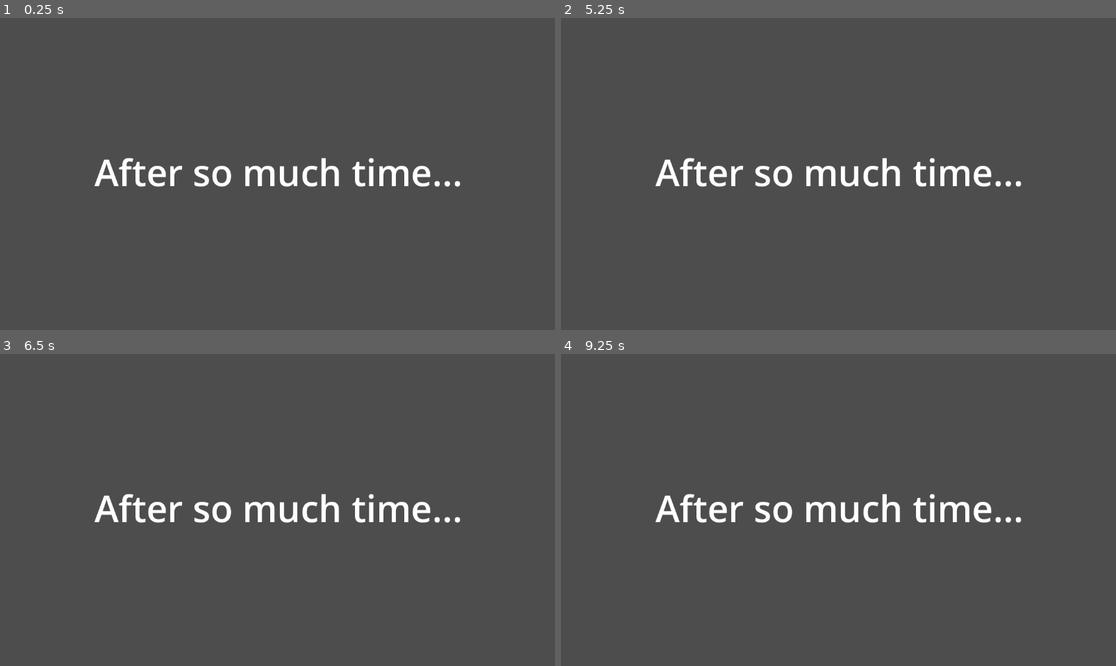
Above: before the commit, frames 1-4 (two rows, left to right).
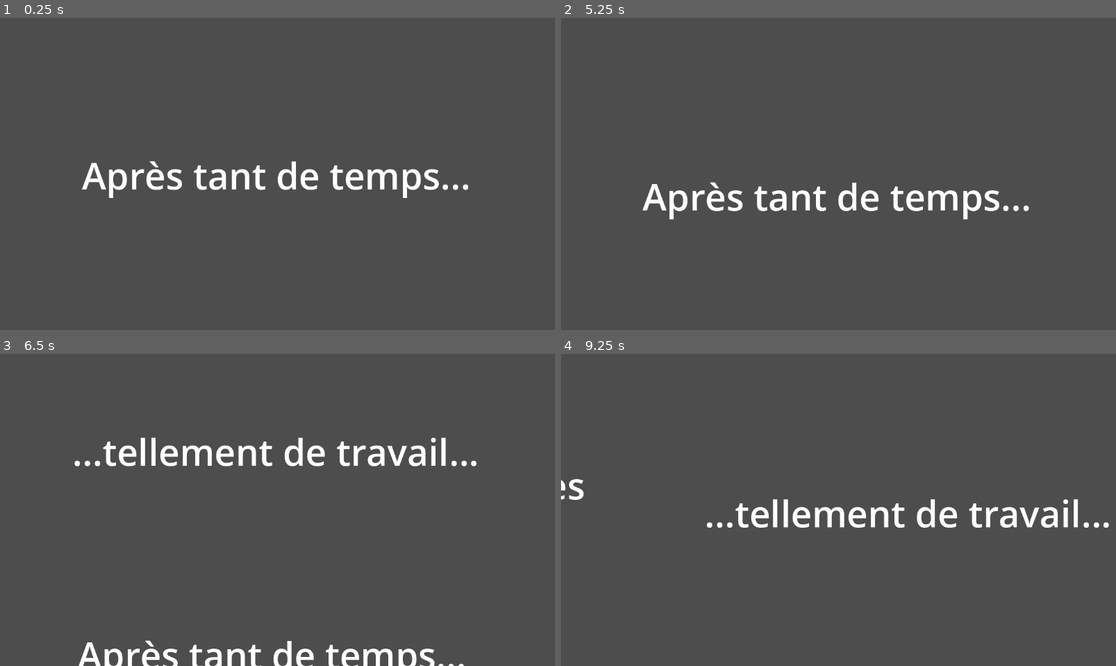
Above: after the commit, the same moments.

Repository: GameStarAdmin/dating-tim
Game: Godot game, scene res://win.tscn
The game is run twice, just before and just after one commit, with the same random seed, the same clock (stepped at 60 frames per second) and the same inputs. This scene is started directly instead of the project's main scene. The engine's default icon, where the game draws it, is replaced by a stand-in: a white triangle on a blue panel in a dark square.
Inputs:
- Up to frame 1 (0.25 s): no input
- Up to frame 2 (5.25 s): tap Enter (ui_accept) at 0.5, 0.77, 1.25, 1.52, 2, 2.75, 3.02, 3.5, 3.77, 4.25, 4.52 s; hold Right (ui_right) 0.53-1.28 s; hold Left (ui_left) 1.28-2.03 s; hold Right (ui_right) 2.03-3.53 s; hold Left (ui_left) from 3.53 s (still down)
- Up to frame 3 (6.5 s): release Left (ui_left) at 5.78 s; hold Right (ui_right) from 5.78 s (still down); tap Enter (ui_accept) at 6.02 s
- Up to frame 4 (9.25 s): tap Enter (ui_accept) at 6.77, 7.52, 9.02 s; release Right (ui_right) at 8.03 s; hold Left (ui_left) from 8.03 s (still down)

The runs differ from the first frame. In frame 1, 2.8% of the frame differs, in the area x 14-85%, y 44-58%; in frame 2, 4.0%; in frame 3, 5.7%, in the area x 13-86%, y 26-100%; in frame 4, 3.3%.

Commit message:
ALL MIGHT TWT

Diff:
--- a/win.tscn
+++ b/win.tscn
@@ -1,11 +1,12 @@
-[gd_scene load_steps=5 format=3 uid="uid://btgtuif525q2s"]
+[gd_scene load_steps=7 format=3 uid="uid://btgtuif525q2s"]
 
 [ext_resource type="Script" uid="uid://cfl6isbbqrjev" path="res://win_screen.gd" id="1_wao2c"]
 [ext_resource type="AudioStream" uid="uid://f6tdd4wha632" path="res://sounds/My Hero Academia OST - You Say Run - AnoKira Senpai.mp3" id="2_hgi8f"]
+[ext_resource type="Texture2D" uid="uid://darms7n3gpy2r" path="res://icon.svg" id="3_tmki8"]
 
 [sub_resource type="Animation" id="Animation_tmki8"]
 resource_name = "ALL_MIGHT_TWT_UWU"
-length = 10.0
+length = 120.0
 tracks/0/type = "audio"
 tracks/0/imported = false
 tracks/0/enabled = true
@@ -15,28 +16,276 @@
 tracks/0/keys = {
 "clips": [{
 "end_offset": 0.0,
-"start_offset": 0.0,
+"start_offset": 104.0,
 "stream": ExtResource("2_hgi8f")
 }],
-"times": PackedFloat32Array(-0.43333334)
+"times": PackedFloat32Array(0)
 }
 tracks/0/use_blend = true
+tracks/1/type = "value"
+tracks/1/imported = false
+tracks/1/enabled = true
+tracks/1/path = NodePath("Node/Label2:position")
+tracks/1/interp = 1
+tracks/1/loop_wrap = true
+tracks/1/keys = {
+"times": PackedFloat32Array(5.0333333, 7.0666666),
+"transitions": PackedFloat32Array(1, 1),
+"update": 0,
+"values": [Vector2(-3, 3), Vector2(-16, 416)]
+}
+tracks/2/type = "value"
+tracks/2/imported = false
+tracks/2/enabled = true
+tracks/2/path = NodePath("Node/Label3:position")
+tracks/2/interp = 1
+tracks/2/loop_wrap = true
+tracks/2/keys = {
+"times": PackedFloat32Array(5.0333333, 7.1666665, 9, 11.033334),
+"transitions": PackedFloat32Array(1, 1, 1, 1),
+"update": 0,
+"values": [Vector2(-18, -399), Vector2(2, 6), Vector2(2, 6), Vector2(1155, 11)]
+}
+tracks/3/type = "value"
+tracks/3/imported = false
+tracks/3/enabled = true
+tracks/3/path = NodePath("Node/Label4:position")
+tracks/3/interp = 1
+tracks/3/loop_wrap = true
+tracks/3/keys = {
+"times": PackedFloat32Array(9.066667, 11.1, 16.033333, 18.033333),
+"transitions": PackedFloat32Array(1, 1, 1, 1),
+"update": 0,
+"values": [Vector2(-1010, 2), Vector2(2, 10), Vector2(2, 10), Vector2(4, -514)]
+}
+tracks/4/type = "value"
+tracks/4/imported = false
+tracks/4/enabled = true
+tracks/4/path = NodePath("Node/player_label:position")
+tracks/4/interp = 1
+tracks/4/loop_wrap = true
+tracks/4/keys = {
+"times": PackedFloat32Array(18, 19.933332),
+"transitions": PackedFloat32Array(1, 1),
+"update": 0,
+"values": [Vector2(-1010, 2), Vector2(4.999939, 5.0000305)]
+}
+tracks/5/type = "value"
+tracks/5/imported = false
+tracks/5/enabled = true
+tracks/5/path = NodePath("Node/player_label:rotation")
+tracks/5/interp = 1
+tracks/5/loop_wrap = true
+tracks/5/keys = {
+"times": PackedFloat32Array(18.033333, 19.966667),
+"transitions": PackedFloat32Array(1, 1),
+"update": 0,
+"values": [0.15924408, 6.2831855]
+}
+tracks/6/type = "value"
+tracks/6/imported = false
+tracks/6/enabled = true
+tracks/6/path = NodePath("Node/Label5:position")
+tracks/6/interp = 1
+tracks/6/loop_wrap = true
+tracks/6/keys = {
+"times": PackedFloat32Array(19.966667, 21.033333),
+"transitions": PackedFloat32Array(1, 1),
+"update": 0,
+"values": [Vector2(-6, 388), Vector2(2, 108)]
+}
+tracks/7/type = "value"
+tracks/7/imported = false
+tracks/7/enabled = true
+tracks/7/path = NodePath("Node/Label6:position")
+tracks/7/interp = 1
+tracks/7/loop_wrap = true
+tracks/7/keys = {
+"times": PackedFloat32Array(21.066668, 21.966667),
+"transitions": PackedFloat32Array(1, 1),
+"update": 0,
+"values": [Vector2(867, 223), Vector2(11, 217)]
+}
+tracks/8/type = "value"
+tracks/8/imported = false
+tracks/8/enabled = true
+tracks/8/path = NodePath("Node/Tim:modulate")
+tracks/8/interp = 1
+tracks/8/loop_wrap = true
+tracks/8/keys = {
+"times": PackedFloat32Array(21.966667, 25),
+"transitions": PackedFloat32Array(1, 1),
+"update": 0,
+"values": [Color(1, 1, 1, 0), Color(1, 1, 1, 1)]
+}
+tracks/9/type = "value"
+tracks/9/imported = false
+tracks/9/enabled = true
+tracks/9/path = NodePath("AudioStreamPlayer2D:volume_db")
+tracks/9/interp = 1
+tracks/9/loop_wrap = true
+tracks/9/keys = {
+"times": PackedFloat32Array(0, 3.0666666),
+"transitions": PackedFloat32Array(1, 1),
+"update": 0,
+"values": [-80.0, 0.0]
+}
+tracks/10/type = "value"
+tracks/10/imported = false
+tracks/10/enabled = true
+tracks/10/path = NodePath("Node/All Might:modulate")
+tracks/10/interp = 1
+tracks/10/loop_wrap = true
+tracks/10/keys = {
+"times": PackedFloat32Array(23.566668, 26.933332),
+"transitions": PackedFloat32Array(1, 1),
+"update": 0,
+"values": [Color(1, 1, 1, 0), Color(1, 1, 1, 1)]
+}
+
+[sub_resource type="Animation" id="Animation_hgi8f"]
+length = 0.001
+tracks/0/type = "value"
+tracks/0/imported = false
+tracks/0/enabled = true
+tracks/0/path = NodePath("Node/Label2:position")
+tracks/0/interp = 1
+tracks/0/loop_wrap = true
+tracks/0/keys = {
+"times": PackedFloat32Array(0),
+"transitions": PackedFloat32Array(1),
+"update": 0,
+"values": [Vector2(-3, 3)]
+}
+tracks/1/type = "value"
+tracks/1/imported = false
+tracks/1/enabled = true
+tracks/1/path = NodePath("Node/Label3:position")
+tracks/1/interp = 1
+tracks/1/loop_wrap = true
+tracks/1/keys = {
+"times": PackedFloat32Array(0),
+"transitions": PackedFloat32Array(1),
+"update": 0,
+"values": [Vector2(-18, -399)]
+}
+tracks/2/type = "value"
+tracks/2/imported = false
+tracks/2/enabled = true
+tracks/2/path = NodePath("Node/Label4:position")
+tracks/2/interp = 1
+tracks/2/loop_wrap = true
+tracks/2/keys = {
+"times": PackedFloat32Array(0),
+"transitions": PackedFloat32Array(1),
+"update": 0,
+"values": [Vector2(-1010, 2)]
+}
+tracks/3/type = "value"
+tracks/3/imported = false
+tracks/3/enabled = true
+tracks/3/path = NodePath("Node/player_label:rotation")
+tracks/3/interp = 1
+tracks/3/loop_wrap = true
+tracks/3/keys = {
+"times": PackedFloat32Array(0),
+"transitions": PackedFloat32Array(1),
+"update": 0,
+"values": [0.15924408]
+}
+tracks/4/type = "value"
+tracks/4/imported = false
+tracks/4/enabled = true
+tracks/4/path = NodePath("Node/player_label:position")
+tracks/4/interp = 1
+tracks/4/loop_wrap = true
+tracks/4/keys = {
+"times": PackedFloat32Array(0),
+"transitions": PackedFloat32Array(1),
+"update": 0,
+"values": [Vector2(-1010, 2)]
+}
+tracks/5/type = "value"
+tracks/5/imported = false
+tracks/5/enabled = true
+tracks/5/path = NodePath("Node/Label5:position")
+tracks/5/interp = 1
+tracks/5/loop_wrap = true
+tracks/5/keys = {
+"times": PackedFloat32Array(0),
+"transitions": PackedFloat32Array(1),
+"update": 0,
+"values": [Vector2(-6, 388)]
+}
+tracks/6/type = "value"
+tracks/6/imported = false
+tracks/6/enabled = true
+tracks/6/path = NodePath("Node/Label6:position")
+tracks/6/interp = 1
+tracks/6/loop_wrap = true
+tracks/6/keys = {
+"times": PackedFloat32Array(0),
+"transitions": PackedFloat32Array(1),
+"update": 0,
+"values": [Vector2(867, 223)]
+}
+tracks/7/type = "value"
+tracks/7/imported = false
+tracks/7/enabled = true
+tracks/7/path = NodePath("Node/Tim:modulate")
+tracks/7/interp = 1
+tracks/7/loop_wrap = true
+tracks/7/keys = {
+"times": PackedFloat32Array(0),
+"transitions": PackedFloat32Array(1),
+"update": 0,
+"values": [Color(1, 1, 1, 0)]
+}
+tracks/8/type = "value"
+tracks/8/imported = false
+tracks/8/enabled = true
+tracks/8/path = NodePath("AudioStreamPlayer2D:volume_db")
+tracks/8/interp = 1
+tracks/8/loop_wrap = true
+tracks/8/keys = {
+"times": PackedFloat32Array(0),
+"transitions": PackedFloat32Array(1),
+"update": 0,
+"values": [-80.0]
+}
+tracks/9/type = "value"
+tracks/9/imported = false
+tracks/9/enabled = true
+tracks/9/path = NodePath("Node/All Might:modulate")
+tracks/9/interp = 1
+tracks/9/loop_wrap = true
+tracks/9/keys = {
+"times": PackedFloat32Array(0),
+"transitions": PackedFloat32Array(1),
+"update": 0,
+"values": [Color(1, 1, 1, 0)]
+}
 
 [sub_resource type="AnimationLibrary" id="AnimationLibrary_yblwc"]
 _data = {
-&"ALL_MIGHT_TWT_UWU": SubResource("Animation_tmki8")
-}
-
-[node name="Win" type="Node2D" node_paths=PackedStringArray("label")]
+&"ALL_MIGHT_TWT_UWU": SubResource("Animation_tmki8"),
+&"RESET": SubResource("Animation_hgi8f")
+}
+
+[node name="Win" type="Node2D" node_paths=PackedStringArray("label", "name_label")]
 script = ExtResource("1_wao2c")
 label = NodePath("Node/Label")
+name_label = NodePath("Node/player_label")
 
 [node name="AnimationPlayer" type="AnimationPlayer" parent="."]
 libraries = {
 &"": SubResource("AnimationLibrary_yblwc")
 }
+autoplay = "ALL_MIGHT_TWT_UWU"
 
 [node name="AudioStreamPlayer2D" type="AudioStreamPlayer2D" parent="."]
+volume_db = -80.0
+autoplay = true
 
 [node name="Node" type="Node" parent="."]
 
@@ -53,12 +302,12 @@
 clip_text = true
 
 [node name="Label2" type="Label" parent="Node"]
-offset_left = 2.0
-offset_top = -4.0
-offset_right = 1155.0
-offset_bottom = 643.0
-theme_override_font_sizes/font_size = 76
-text = "After so much time..."
+offset_left = -3.0
+offset_top = 3.0
+offset_right = 1150.0
+offset_bottom = 650.0001
+theme_override_font_sizes/font_size = 76
+text = "Après tant de temps..."
 horizontal_alignment = 1
 vertical_alignment = 1
 autowrap_mode = 2
@@ -67,23 +316,76 @@
 [node name="Label3" type="Label" parent="Node"]
 offset_left = -18.0
 offset_top = -399.0
-offset_right = 1135.0
+offset_right = 1135.0005
 offset_bottom = 248.0
 theme_override_font_sizes/font_size = 76
-text = "...such hard work..."
+text = "...tellement de travail..."
 horizontal_alignment = 1
 vertical_alignment = 1
 autowrap_mode = 2
 clip_text = true
 
 [node name="Label4" type="Label" parent="Node"]
-offset_left = -199.0
-offset_top = -439.0
-offset_right = 954.0
-offset_bottom = 208.0
-theme_override_font_sizes/font_size = 76
-text = "...years of dreaming..."
-horizontal_alignment = 1
-vertical_alignment = 1
-autowrap_mode = 2
-clip_text = true
+offset_left = -1010.0
+offset_top = 2.0
+offset_right = 143.0
+offset_bottom = 649.0
+theme_override_font_sizes/font_size = 76
+text = "...des années passées
+à réver..."
+horizontal_alignment = 1
+vertical_alignment = 1
+autowrap_mode = 2
+clip_text = true
+
+[node name="player_label" type="Label" parent="Node"]
+offset_left = -1010.0
+offset_top = 2.0
+offset_right = 143.0
+offset_bottom = 649.0
+rotation = 0.15924408
+theme_override_font_sizes/font_size = 76
+text = "Player1"
+horizontal_alignment = 1
+vertical_alignment = 1
+autowrap_mode = 2
+clip_text = true
+
+[node name="Label5" type="Label" parent="Node"]
+offset_left = -6.0
+offset_top = 388.0
+offset_right = 1147.0
+offset_bottom = 1035.0
+theme_override_font_sizes/font_size = 76
+text = "tu as réussi"
+horizontal_alignment = 1
+vertical_alignment = 1
+autowrap_mode = 2
+clip_text = true
+
+[node name="Label6" type="Label" parent="Node"]
+offset_left = 867.0
+offset_top = 223.0
+offset_right = 2020.0
+offset_bottom = 870.0
+theme_override_font_sizes/font_size = 76
+text = "tu as rizz Tim"
+horizontal_alignment = 1
+vertical_alignment = 1
+autowrap_mode = 2
+clip_text = true
+
+[node name="Tim" type="Sprite2D" parent="Node"]
+modulate = Color(1, 1, 1, 0)
+z_index = -1
+position = Vector2(594, 336)
+scale = Vector2(4.3594356, 5.5600004)
+texture = ExtResource("3_tmki8")
+
+[node name="All Might" type="Sprite2D" parent="Node"]
+modulate = Color(1, 1, 1, 0)
+z_index = -2
+position = Vector2(898, 321)
+rotation = 0.11827811
+scale = Vector2(3.6821587, 5.794574)
+texture = ExtResource("3_tmki8")
--- a/win_screen.gd
+++ b/win_screen.gd
@@ -1,9 +1,12 @@
 extends Node2D
 
 @export var label : Label
+@export var name_label : Label
 
 func _ready() -> void:
 	if(global_vars.win_by_max_rizz):
 		label.text = "Player" + str(global_vars.winner) + " is RIZZMAXING!!!"
 	else:
 		label.text = "Player" + str(global_vars.winner) + " is the least bad of you two with " + str(int(round(global_vars.rizz_amount))) + " rizz."
+
+	name_label.text = "Player" + str(global_vars.winner)
